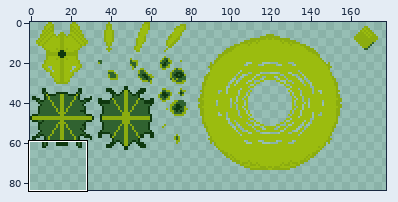
Edited in one commit: pixel-art file (assets/images/0.aseprite). The first picture is a wide view before the edit; the outline marks the close-up.
Close-up. Earlier state:
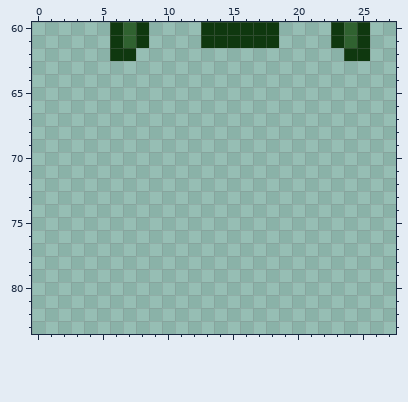
256x256 pixels, 1 frame. Shown: x 0..27, y 60..83. The wide view leaves out empty margins.
And afterwards:
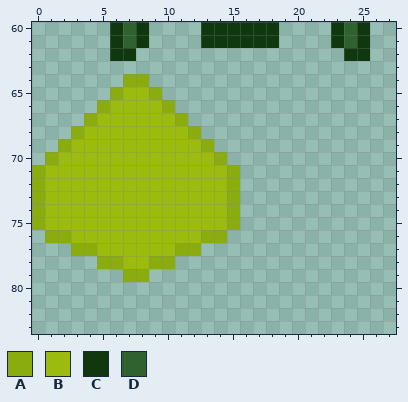
Palette (. is transparent): A #8bac0f  B #9bbc0f  C #0f380f  D #306230
What changed:
@@ x 0..17 @@
 63 ..................
-64 ..................
-65 ..................
-66 ..................
-67 ..................
-68 ..................
-69 ..................
-70 ..................
-71 ..................
-72 ..................
-73 ..................
-74 ..................
-75 ..................
-76 ..................
-77 ..................
-78 ..................
-79 ..................
+64 .......AA.........
+65 ......ABBA........
+66 .....ABBBBA.......
+67 ....ABBBBBBA......
+68 ...ABBBBBBBBA.....
+69 ..ABBBBBBBBBBA....
+70 .ABBBBBBBBBBBBA...
+71 ABBBBBBBBBBBBBBA..
+72 ABBBBBBBBBBBBBBA..
+73 ABBBBBBBBBBBBBBA..
+74 ABBBBBBBBBBBBBBA..
+75 ABBBBBBBBBBBBBBA..
+76 .AABBBBBBBBBBAA...
+77 ...AABBBBBBAA.....
+78 .....AABBAA.......
+79 .......AA.........
 80 ..................
Boxes around the changes in both close-ups, in picture pixels (x1, y1, x2, y2):
added: (32, 74, 240, 282)
